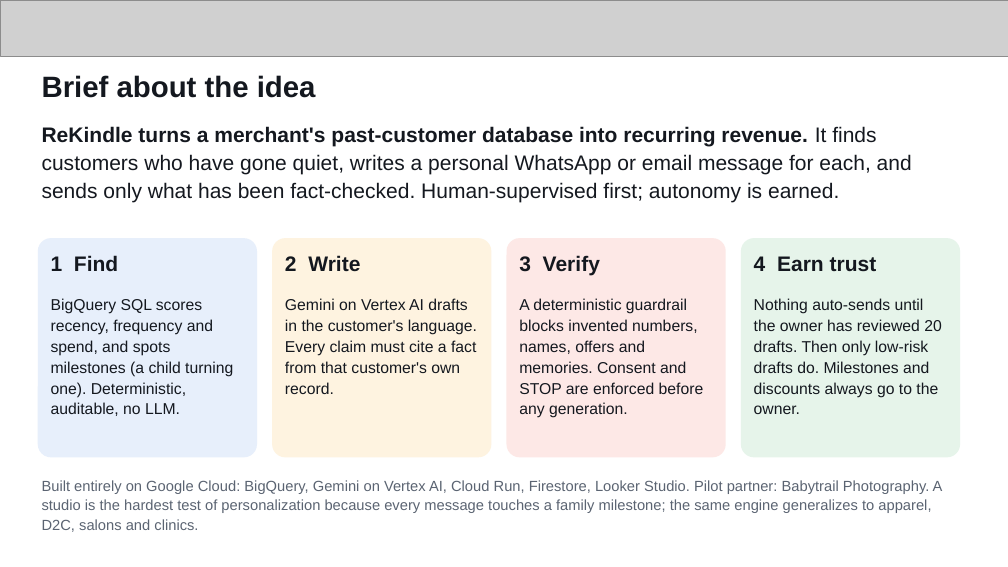
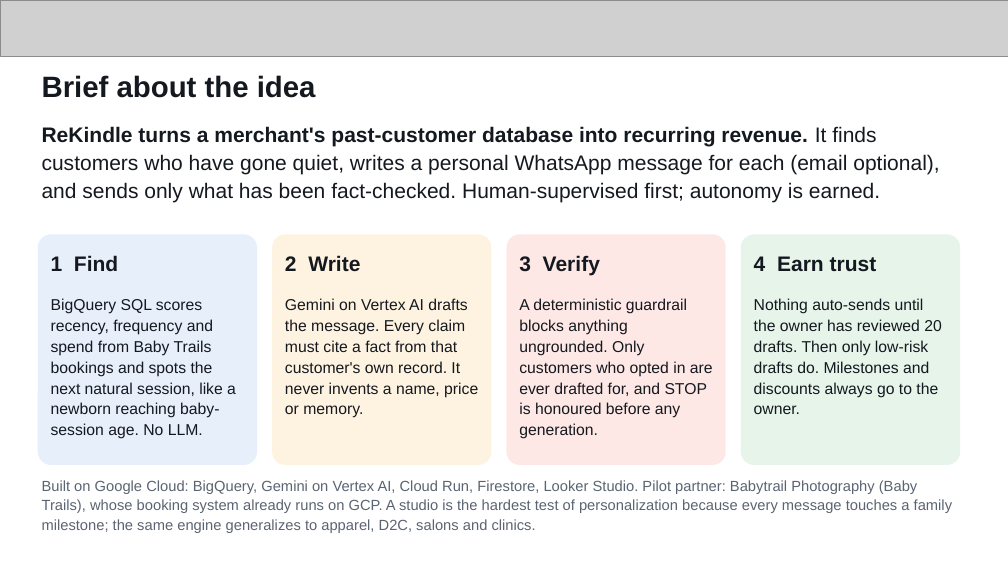
Before and after one commit to JayMandava/rekindle, a slide deck: slide 2 of docs/deck/ReKindle_AI_Builder_Cup.pptx. Drawn at 1008x567 pixels with LibreOffice and Linux fonts; fonts in the diff are those of the drawing; grey boxes stand for pictures. Boxes give left, top, right and bottom in pixels: in the first picture for what was removed or moved away, otherwise in the second. Text is boxed around its words. In the diff, an @@ line names an element or a change of style, - is before the commit and + after.

```diff
--- a/docs/deck/ReKindle_AI_Builder_Cup.pptx
+++ b/docs/deck/ReKindle_AI_Builder_Cup.pptx
@@ text at [42, 126, 939, 202]: text changed @@
-ReKindle turns a merchant's past-customer database into recurring revenue. It finds customers who have gone quiet, writes a personal WhatsApp or email message for each, and sends only what has been fact-checked. Human-supervised first; autonomy is earned.
+ReKindle turns a merchant's past-customer database into recurring revenue. It finds customers who have gone quiet, writes a personal WhatsApp message for each (email optional), and sends only what has been fact-checked. Human-supervised first; autonomy is earned.
@@ rounded rectangle: place and size @@
-rounded rectangle at [38, 238, 257, 457]
+rounded rectangle at [38, 234, 257, 465]
@@ rounded rectangle: place and size @@
-rounded rectangle at [272, 238, 492, 457]
+rounded rectangle at [272, 234, 492, 465]
@@ rounded rectangle: place and size @@
-rounded rectangle at [507, 238, 726, 457]
+rounded rectangle at [507, 234, 726, 465]
@@ rounded rectangle: place and size @@
-rounded rectangle at [741, 238, 960, 457]
+rounded rectangle at [741, 234, 960, 465]
@@ text at [51, 298, 236, 439]: text changed @@
-BigQuery SQL scores recency, frequency and spend, and spots milestones (a child turning one). Deterministic, auditable, no LLM.
+BigQuery SQL scores recency, frequency and spend from Baby Trails bookings and spots the next natural session, like a newborn reaching baby-session age. No LLM.
@@ text at [285, 298, 478, 418]: text changed @@
-Gemini on Vertex AI drafts in the customer's language. Every claim must cite a fact from that customer's own record.
+Gemini on Vertex AI drafts the message. Every claim must cite a fact from that customer's own record. It never invents a name, price or memory.
@@ text at [519, 298, 713, 439]: text changed @@
-A deterministic guardrail blocks invented numbers, names, offers and memories. Consent and STOP are enforced before any generation.
+A deterministic guardrail blocks anything ungrounded. Only customers who opted in are ever drafted for, and STOP is honoured before any generation.
@@ text at [42, 480, 952, 533]: text changed @@
-Built entirely on Google Cloud: BigQuery, Gemini on Vertex AI, Cloud Run, Firestore, Looker Studio. Pilot partner: Babytrail Photography. A studio is the hardest test of personalization because every message touches a family milestone; the same engine generalizes to apparel, D2C, salons and clinics.
+Built on Google Cloud: BigQuery, Gemini on Vertex AI, Cloud Run, Firestore, Looker Studio. Pilot partner: Babytrail Photography (Baby Trails), whose booking system already runs on GCP. A studio is the hardest test of personalization because every message touches a family milestone; the same engine generalizes to apparel, D2C, salons and clinics.
```
Also in this commit, not shown: 5 other slides changed, 1 slide added, 37 other files.
